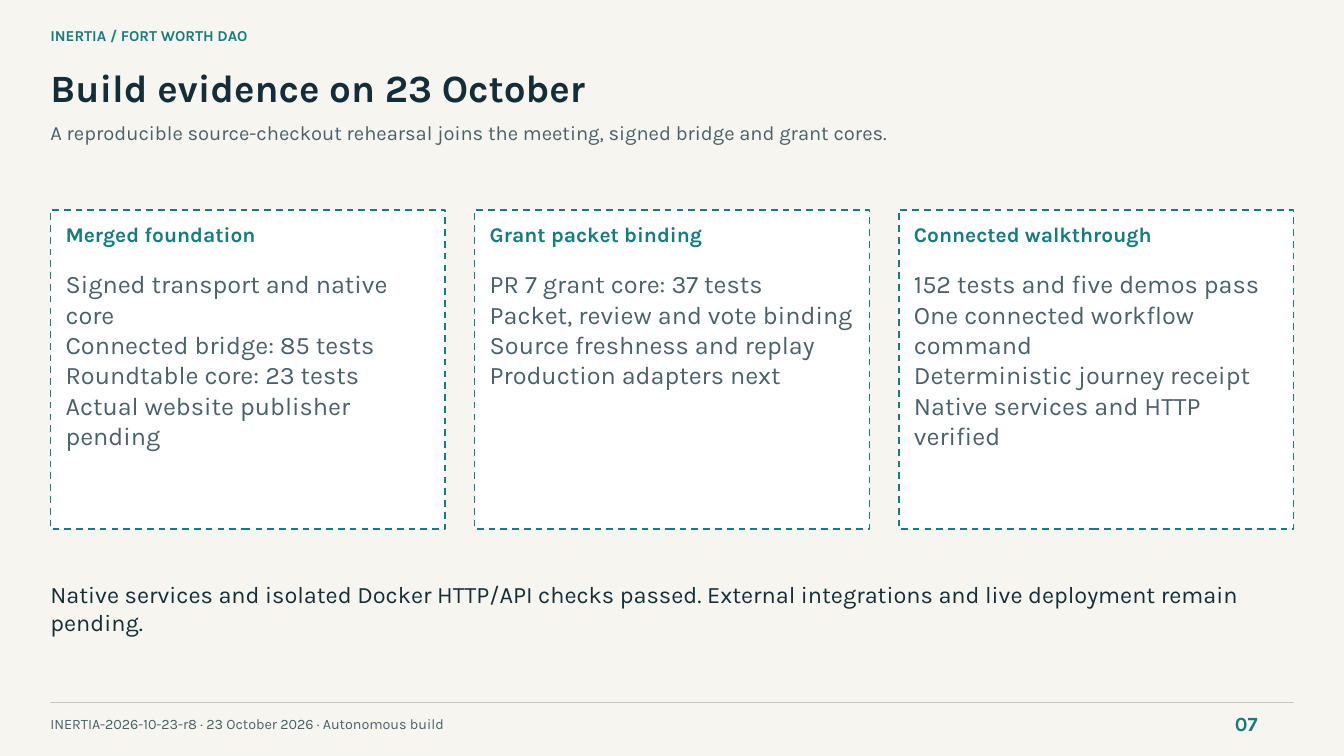
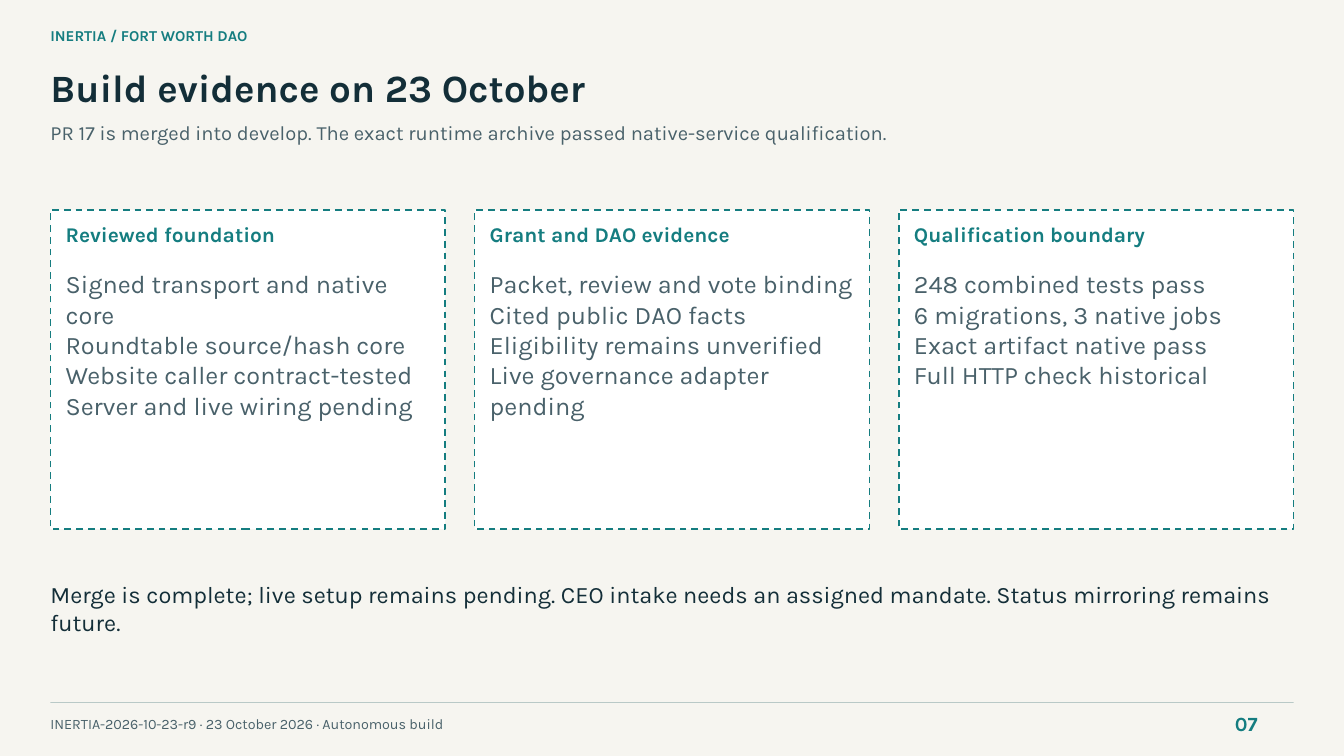
Before and after one commit to NetRxn/Inertia, a slide deck: slide 7 of Inertia-Architecture.pptx. Drawn at 1344x756 pixels with LibreOffice and Linux fonts; fonts in the diff are those of the drawing. Boxes give left, top, right and bottom in pixels: in the first picture for what was removed or moved away, otherwise in the second. Text is boxed around its words. In the diff, an @@ line names an element or a change of style, - is before the commit and + after.

Commit message:
docs: synchronize r9 artifacts and exact native qualification

```diff
--- a/Inertia-Architecture.pptx
+++ b/Inertia-Architecture.pptx
@@ text at (50,126,886,145): text changed @@
-A reproducible source-checkout rehearsal joins the meeting, signed bridge and grant cores.
+PR 17 is merged into develop. The exact runtime archive passed native-service qualification.
@@ text at (66,227,275,243): text changed @@
-Merged foundation
+Reviewed foundation
@@ text at (490,227,730,243): text changed @@
-Grant packet binding
+Grant and DAO evidence
@@ text at (914,227,1145,248): text changed @@
-Connected walkthrough
+Qualification boundary
@@ text at (490,277,762,299): paragraph removed @@
-PR 7 grant core: 37 tests
@@ text at (914,276,1222,385): text changed @@
-152 tests and five demos pass
-One connected workflow command
-Deterministic journey receipt
-Native services and HTTP verified
+248 combined tests pass
+6 migrations, 3 native jobs
+Exact artifact native pass
+Full HTTP check historical
@@ text at (490,306,823,421): text changed @@
-Source freshness and replay
-Production adapters next
+Cited public DAO facts
+Eligibility remains unverified
+Live governance adapter pending
@@ text at (66,335,413,421): text changed @@
-Connected bridge: 85 tests
-Roundtable core: 23 tests
-Actual website publisher pending
+Roundtable source/hash core
+Website caller contract-tested
+Server and live wiring pending
@@ text at (50,587,1270,632): text changed @@
-Native services and isolated Docker HTTP/API checks passed. External integrations and live deployment remain pending.
+Merge is complete; live setup remains pending. CEO intake needs an assigned mandate. Status mirroring remains future.
@@ text at (50,719,443,729): text changed @@
-INERTIA-2026-10-23-r8 · 23 October 2026 · Autonomous build
+INERTIA-2026-10-23-r9 · 23 October 2026 · Autonomous build
```
Also in this commit, not shown: 7 other slides changed, 15 other files.
